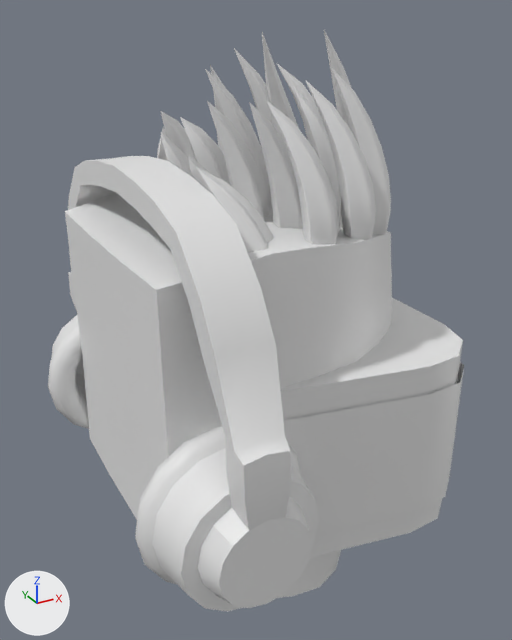
Two versions of the FBX model FunkyVirtualParty_Unity/Assets/Models/VRCharacter/Head.fbx, one commit apart.
Camera for both pictures: a 50 mm camera at (-1.45, -2.72, 1.81) aimed at (0.05, 0.0, 0.45). Every picture has the same lights, and +X, +Y and +Z are marked at lower left. Where no turn or scale is listed for an object, it has been applied to the vertices.

Script lines for the objects in view, before the commit:
```python
me_hair = bpy.data.meshes.new('Hair')
me_hair.from_pydata(...)  # 10368 vertices, 9072 faces; spans x -0.87..0.187, y -0.315..0.829, z 0.076..0.993
me_head = bpy.data.meshes.new('Head')
me_head.from_pydata(...)  # 572 vertices, 562 faces; spans x -0.36..1.29, y -1.05..1.05, z -2.14..0.04
me_head.materials.append(mat_material)  # white #e7e7e7
me_soundwave = bpy.data.meshes.new('Soundwave')
me_soundwave.from_pydata(...)  # 20 vertices, 9 faces; spans x 0.14..1.31, y -0.76..0.76, z -1.51..-0.9
me_soundwave.materials.append(mat_material)  # white #e7e7e7
ob_hair = bpy.data.objects.new('Hair', me_hair)
ob_hair.location = (0.481, -0.261, 0.74)
ob_head = bpy.data.objects.new('Head', me_head)
ob_head.location = (-0.467, 0.0, 1.205)
ob_soundwave = bpy.data.objects.new('Soundwave', me_soundwave)
ob_soundwave.location = (-0.467, 0.0, 1.205)
```
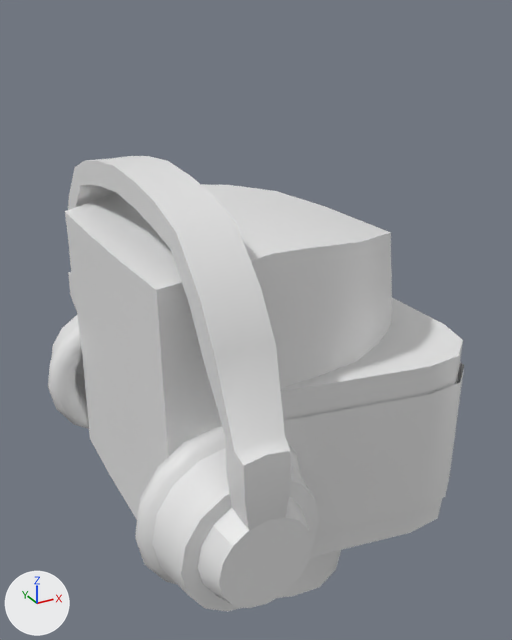
Scene script edits in JSON lines:
```json
{"op": "remove", "block": "ob_hair", "code": ["ob_hair = bpy.data.objects.new('Hair', me_hair)", "ob_hair.location = (0.481, -0.261, 0.74)"]}
```

Pixel boxes [x1, y1, x2, y2] of what changed, in the pictures (512 x 640 px):
```json
{"object": "Hair", "change": "deleted", "before": [157, 30, 391, 253]}
```
